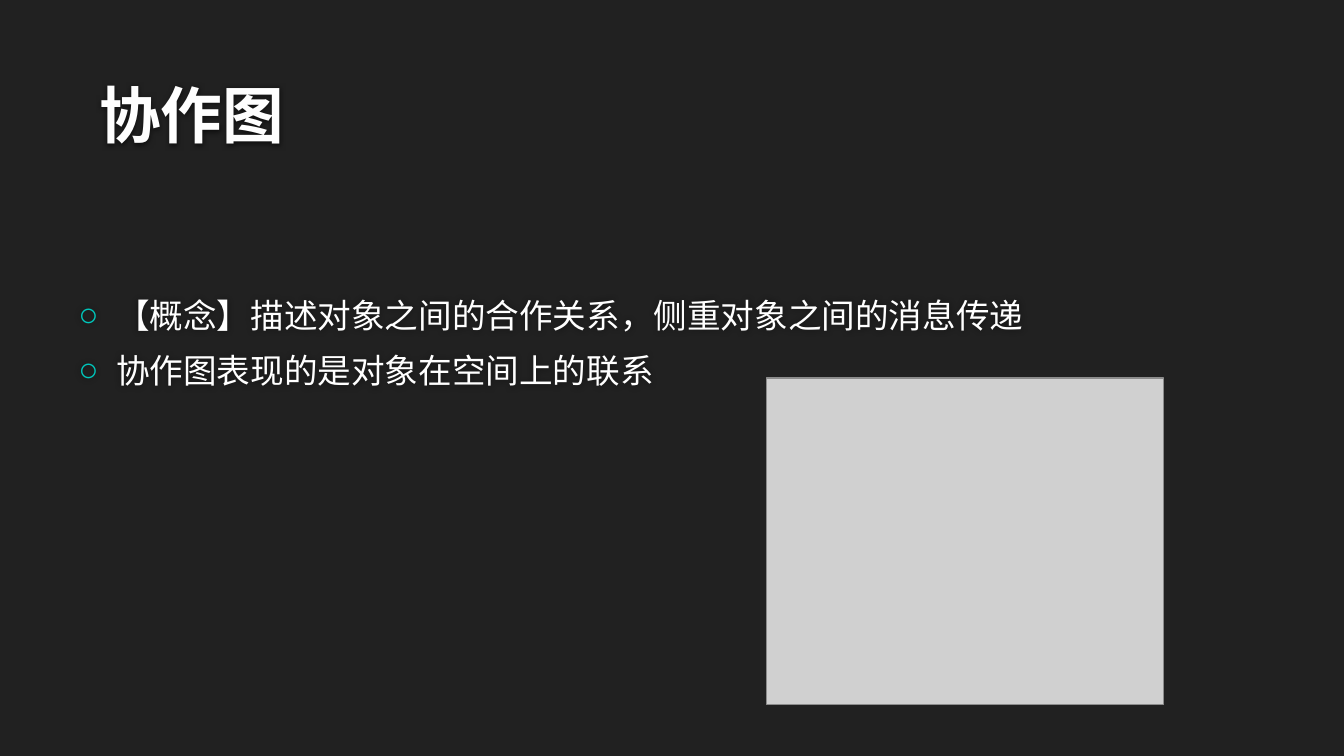
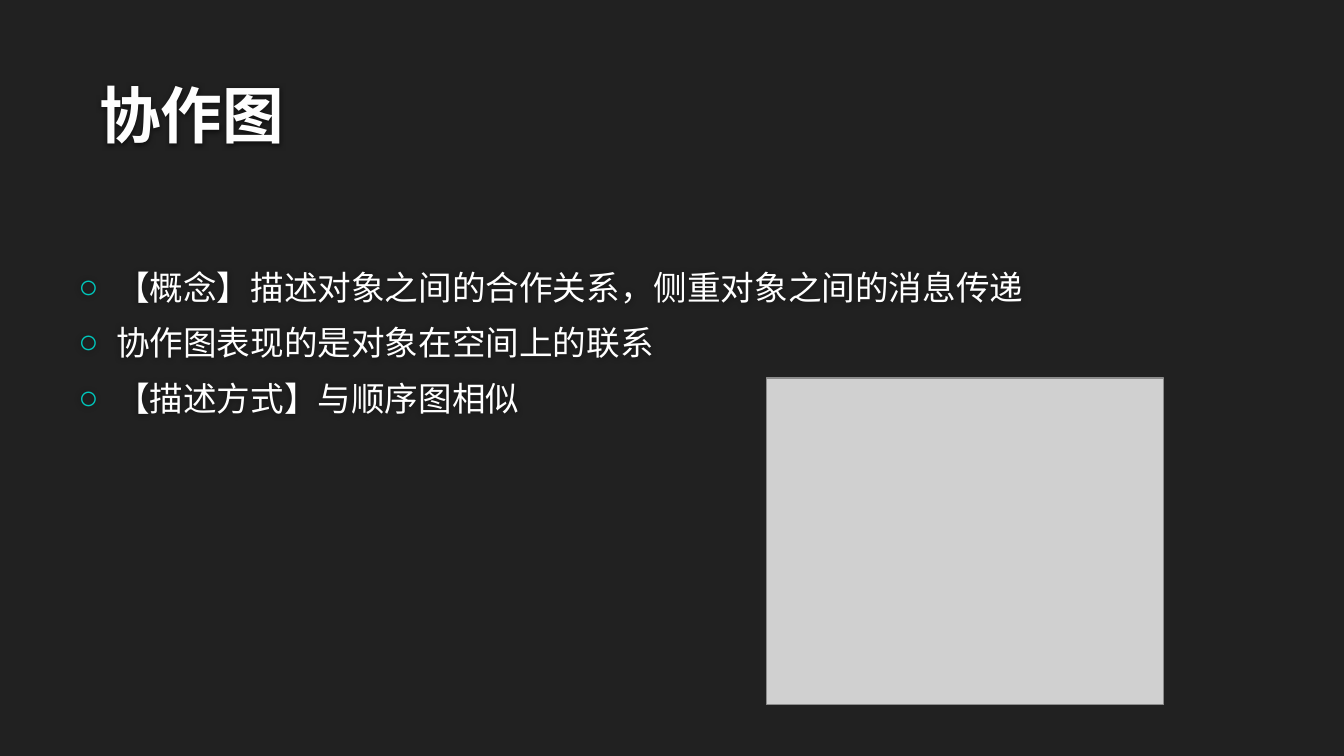
Before and after one commit to twn422/PRD2017, a slide deck: slide 18 of PRD-2017-G24/STW/非受控文件/翻转课堂作业/UML基础1/UML基础Ⅰ.pptx. Drawn at 1344x756 pixels with LibreOffice and Linux fonts; fonts in the diff are those of the drawing; grey boxes stand for pictures; background and template pictures are left out. Boxes give left, top, right and bottom in pixels: in the first picture for what was removed or moved away, otherwise in the second. Text is boxed around its words. In the diff, an @@ line names an element or a change of style, - is before the commit and + after.

```diff
--- a/PRD-2017-G24/STW/非受控文件/翻转课堂作业/UML基础1/UML基础Ⅰ.pptx
+++ b/PRD-2017-G24/STW/非受控文件/翻转课堂作业/UML基础1/UML基础Ⅰ.pptx
@@ text at (x1=116, y1=382, x2=519, y2=414): paragraph added @@
+○ 【描述方式】与顺序图相似
```
Also in this commit, not shown: 3 other slides changed, 2 other files.
